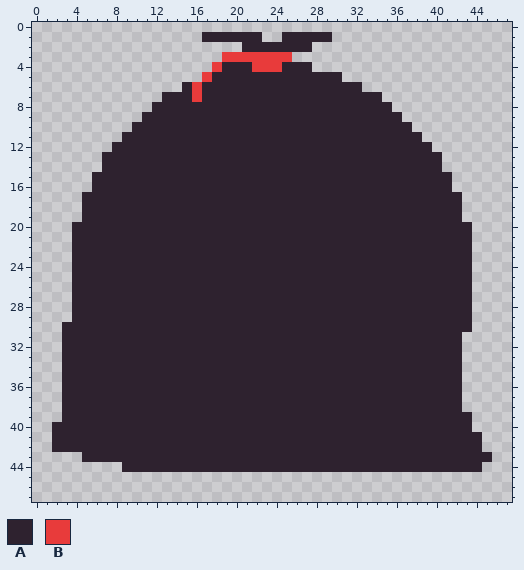
Pixel-art file -- src/renderer/src/assets/images/Items.aseprite. Above: the version before the commit.
48x48 pixels, 1 frame.
Palette (. is transparent): A #2e222f  B #e83b3b
Once edited:
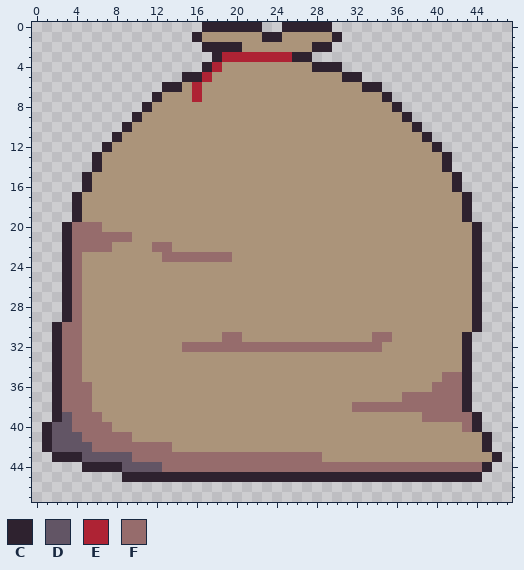
Colours new in this view: C #2e222f  D #625565  E #ae2334  F #966c6c
Difference:
Colour A changes from #2e222f to #ab947a.
Layer "Base/Bag":
The edit turns colour B into colour A in row 4 at x 22 to 24.
There is now colour C in row 0 at x 17 to 22 and 25 to 29; in row 1 at x 16, 23 to 24 and 30; in row 2 at x 17 to 20 and 28 to 29; in row 3 at x 18 and 26 to 27; in row 4 at x 17 and 28 to 30; in row 5 at x 15 to 16 and 31 to 32.
There is now colour C in row 6 at x 13 to 14 and 33 to 34; in row 7 at x 12 and 35; in row 8 at x 11 and 36; in row 9 at x 10 and 37; in row 10 at x 9 and 38; in row 11 at x 8 and 39.
There is now colour C in row 12 at x 7 and 40; in rows 13 to 14 at x 6 and 41; in rows 15 to 16 at x 5 and 42; in rows 17 to 19 at x 4 and 43; in rows 20 to 29 at x 3 and 44; in row 30 at x 2 and 44.
There is now colour C in rows 31 to 38 at x 2 and 43; in row 39 at x 2 and 44; in row 40 at x 1 and 44; in rows 41 to 42 at x 1 and 45; in row 43 at x 2 to 4 and 46; in row 44 at x 5 to 8 and 45.
There is now colour C in row 45 at x 9 to 44.
The edit turns colour A into colour D in row 39 at x 3; in row 40 at x 2 to 3; in row 41 at x 2 to 4; in row 42 at x 2 to 5; in row 43 at x 5 to 9; in row 44 at x 9 to 12.
The edit turns colour B into colour E in row 3 at x 19 to 25; in row 4 at x 18; in row 5 at x 17; in rows 6 to 7 at x 16.
The edit turns colour A into colour F in row 20 at x 4 to 6; in row 21 at x 4 to 9; in row 22 at x 4 to 7 and 12 to 13; in row 23 at x 4 and 13 to 19; in rows 24 to 29 at x 4; in row 30 at x 3 to 4.
The edit turns colour A into colour F in row 31 at x 3 to 4, 19 to 20 and 34 to 35; in row 32 at x 3 to 4 and 15 to 34; in rows 33 to 34 at x 3 to 4; in row 35 at x 3 to 4 and 41 to 42; in row 36 at x 3 to 5 and 40 to 42; in row 37 at x 3 to 5 and 37 to 42.
The edit turns colour A into colour F in row 38 at x 3 to 5 and 32 to 42; in row 39 at x 4 to 6 and 39 to 43; in row 40 at x 4 to 7 and 43; in row 41 at x 5 to 9; in row 42 at x 6 to 13; in row 43 at x 10 to 28.
The edit turns colour A into colour F in row 44 at x 13 to 44.
